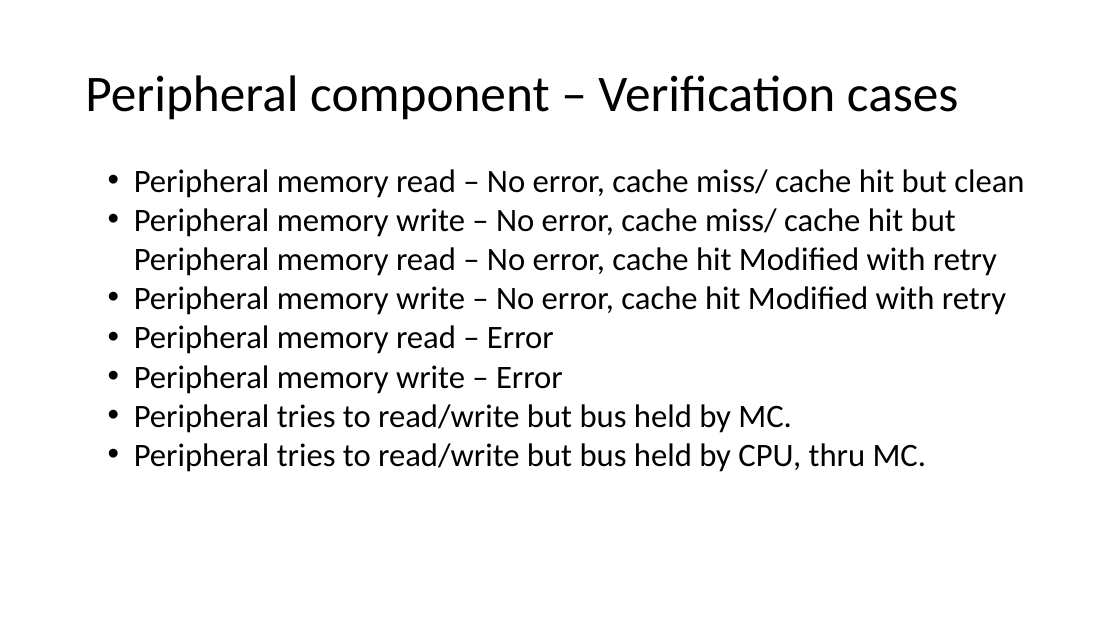
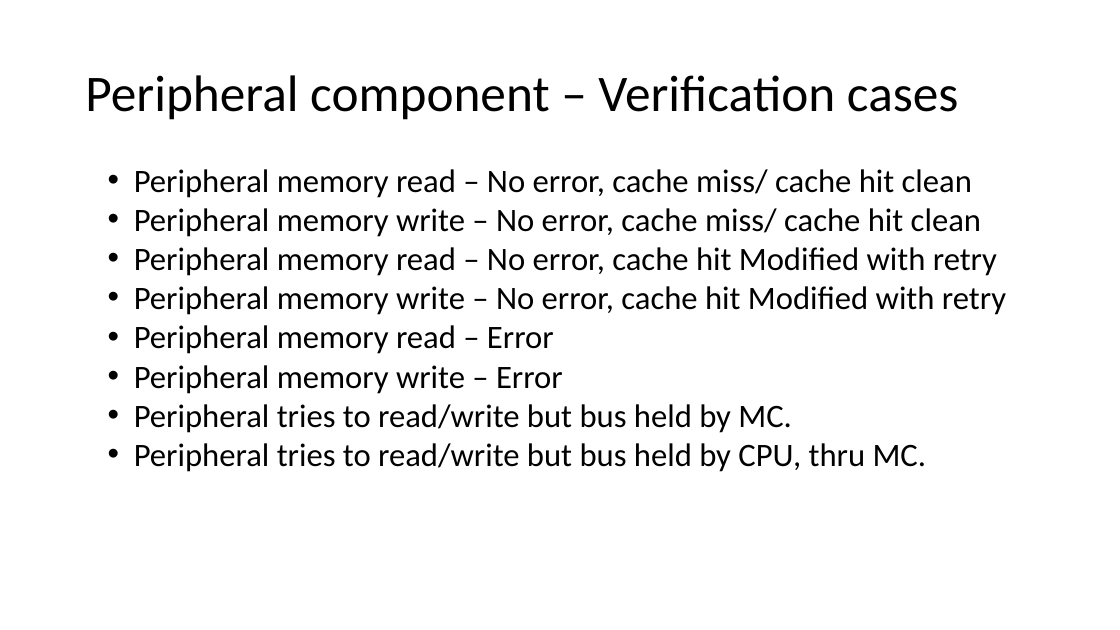
Before and after one commit to md710644/finalarquicompu, a slide deck: slide 5 of Diseno_final_arq.pptx. Drawn at 1120x630 pixels with LibreOffice and Linux fonts; fonts in the diff are those of the drawing. Boxes give left, top, right and bottom in pixels: in the first picture for what was removed or moved away, otherwise in the second. Text is boxed around its words. In the diff, an @@ line names an element or a change of style, - is before the commit and + after.

```diff
--- a/Diseno_final_arq.pptx
+++ b/Diseno_final_arq.pptx
@@ text at [134, 169, 997, 276]: text changed @@
-• Peripheral memory read – No error, cache miss/ cache hit but clean
-• Peripheral memory write – No error, cache miss/ cache hit but Peripheral memory read – No error, cache hit Modified with retry
+• Peripheral memory read – No error, cache miss/ cache hit clean
+• Peripheral memory write – No error, cache miss/ cache hit clean
+• Peripheral memory read – No error, cache hit Modified with retry
```
Also in this commit, not shown: 1 other slide changed, 5 other files.
